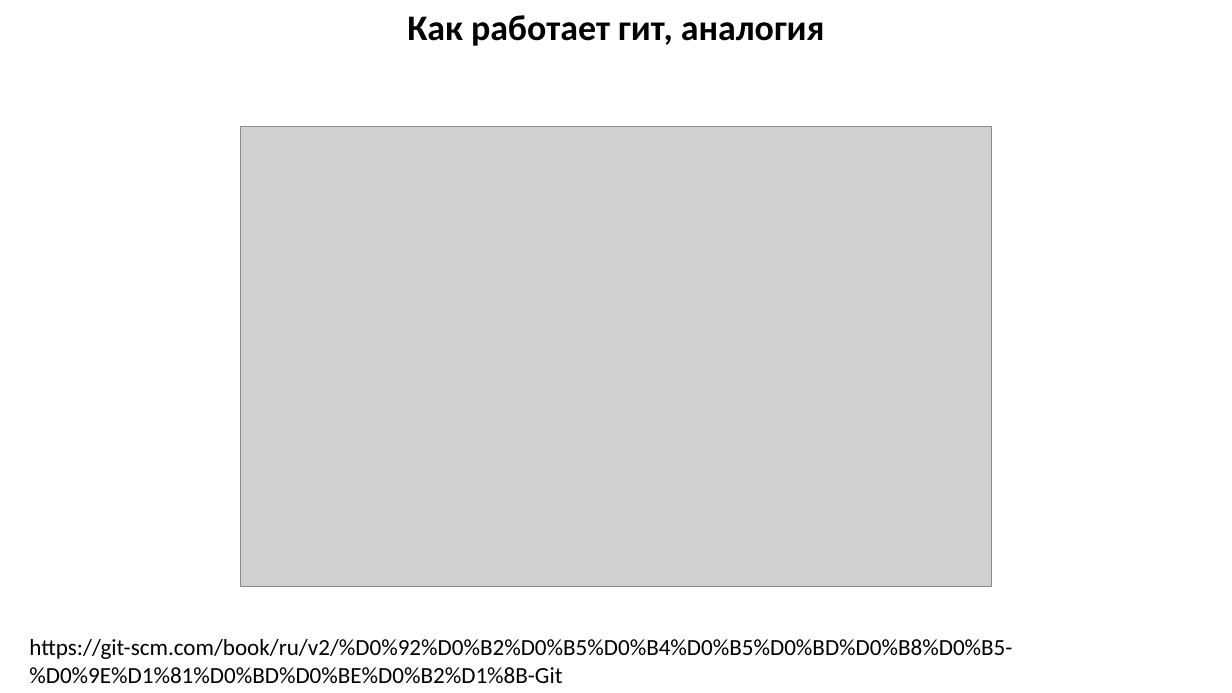
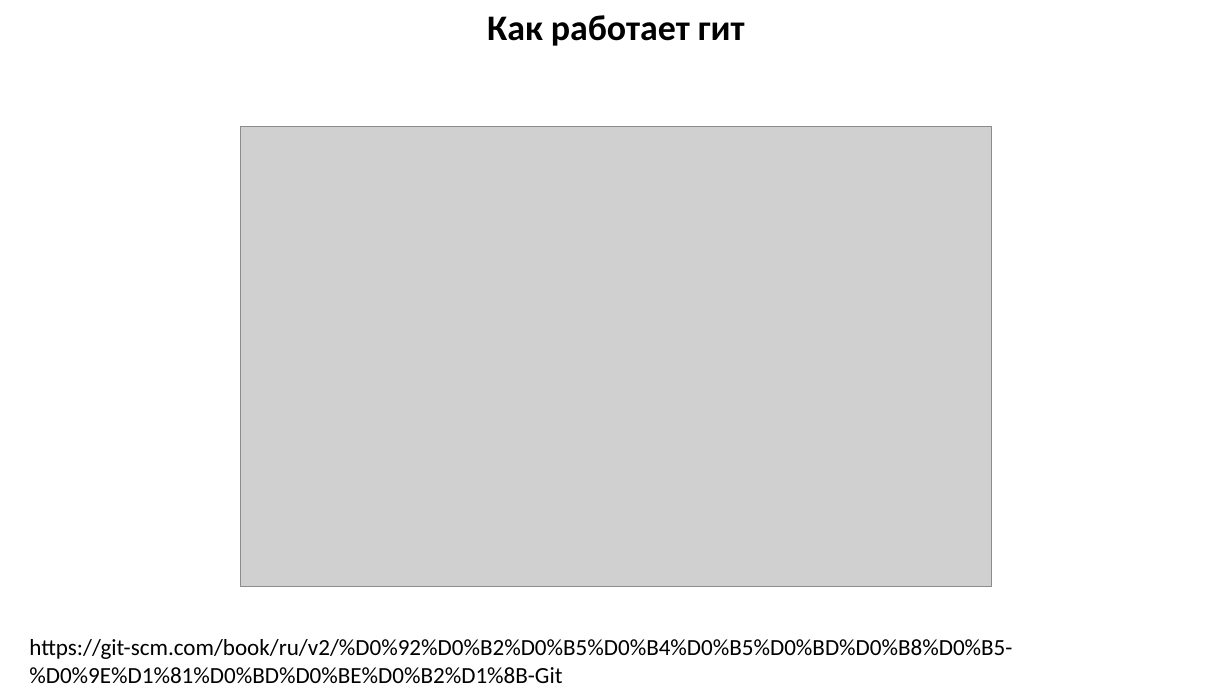
Before and after one commit to MUCTR-IKT-CPP/cpp_course, a slide deck: slide 2 of Lections/Two/Память, указатели, ссылки, передача параметров в функцию.pptx. Drawn at 1232x693 pixels with LibreOffice and Linux fonts; fonts in the diff are those of the drawing; grey boxes stand for pictures. Boxes give left, top, right and bottom in pixels: in the first picture for what was removed or moved away, otherwise in the second. Text is boxed around its words. In the diff, an @@ line names an element or a change of style, - is before the commit and + after.

```diff
--- a/Lections/Two/Память, указатели, ссылки, передача параметров в функцию.pptx
+++ b/Lections/Two/Память, указатели, ссылки, передача параметров в функцию.pptx
@@ text at bbox=[487, 15, 745, 46]: text changed @@
-Как работает гит, аналогия
+Как работает гит
```
Also in this commit, not shown: 2 other slides changed, 11 other files.
